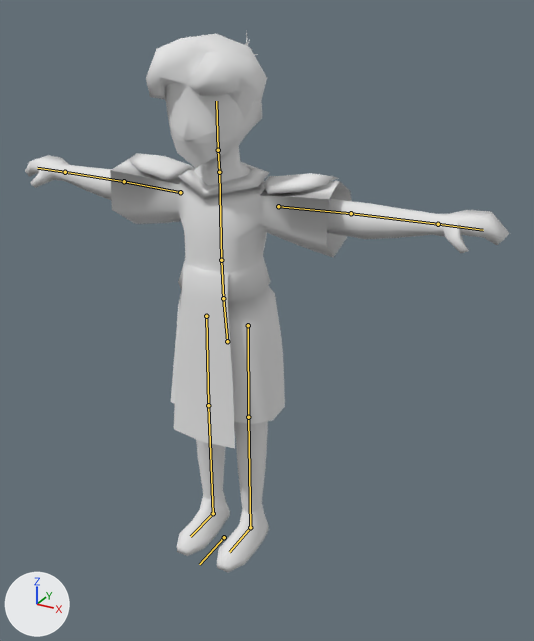
One commit to the Blender file assets/c1/char_anims_1.blend: the scene before it, then after it.
Camera for both pictures: a 50 mm camera at (2.23, -3.44, 3.42) aimed at (0.27, 0.13, 1.64). Arrows for +X, +Y and +Z are at lower left; the lights stay in place. The bones that bend it are drawn over the model as lines.

In view in the first picture: 'face.001', 'face.002', 'hair', 'kilt', 'limbs', 'shirt', 'shoes'.
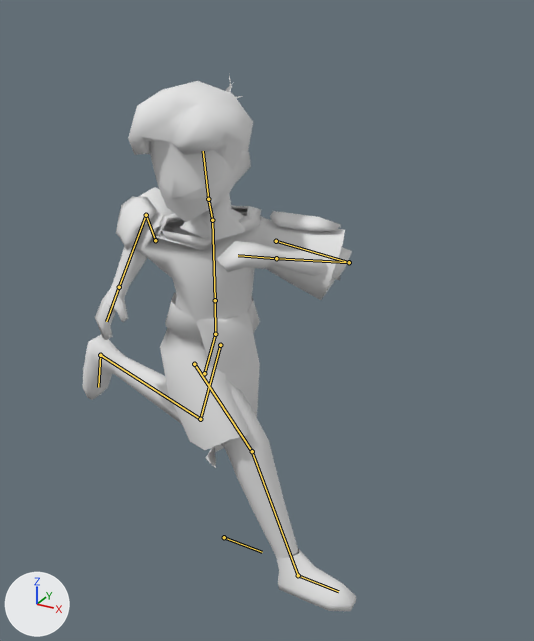
The newer file adds an action. The first version stands in its rest pose; the second is drawn at frame 10 of the action 'RunLeft'.

Where the change shows, as pixel boxes [x1, y1, x2, y2] in the pictures (534 x 641 px):
'shirt', posed
    before: [110, 153, 352, 273]
    after: [116, 187, 345, 412]
'limbs', posed (47% narrower)
    before: [25, 101, 509, 513]
    after: [95, 150, 352, 558]
'kilt', posed (12% narrower, 8% shorter)
    before: [171, 257, 285, 448]
    after: [160, 293, 260, 468]
'hair', posed
    before: [146, 30, 267, 138]
    after: [128, 75, 253, 171]
'shoes', posed (195% wider, 238% taller)
    before: [177, 491, 269, 572]
    after: [83, 335, 356, 611]
'face.002', posed
    before: [165, 84, 238, 142]
    after: [149, 141, 224, 199]
bone 'master', root to tip
    before: (224, 537) to (199, 564)
    after: (224, 537) to (262, 552)
bone 'pelvis', root to tip
    before: (227, 341) to (223, 298)
    after: (204, 373) to (215, 334)
bone 'spine_1', root to tip
    before: (223, 298) to (221, 260)
    after: (215, 334) to (215, 300)
bone 'neck', root to tip
    before: (219, 172) to (218, 150)
    after: (212, 220) to (208, 199)
bone 'head', root to tip
    before: (218, 150) to (216, 101)
    after: (208, 199) to (203, 151)
bone 'upper_arm_l', root to tip
    before: (278, 206) to (351, 213)
    after: (276, 241) to (349, 262)
bone 'upper_arm_r', root to tip
    before: (180, 192) to (124, 181)
    after: (155, 240) to (146, 215)

The change in detail:
Bone 'master' (bone_master) turns from (0, 0, 0) to (0, 0, -90) degrees about its own x, y and z.
Bone 'leg_ik_l' (bone_leg_ik_l) moves from (0.0, 0.0, 0.0) to (0.0, 1.0, 1.0).
Bone 'leg_ik_l' (bone_leg_ik_l) turns from (0, 0, 0) to (100, 0, 0) degrees about its own x, y and z.
Bone 'arm_ik_l' (bone_arm_ik_l) moves from (0.0, 0.0, 0.0) to (-1.374, -0.612, -0.227).
Bone 'arm_ik_l' (bone_arm_ik_l) turns from (0, 0, 0) to (0, -2, -55) degrees about its own x, y and z.
Bone 'elbow_l' (bone_elbow_l) moves from (0.0, 0.0, 0.0) to (-1.425, -0.005, -0.396).
Bone 'elbow_l' (bone_elbow_l) turns from (0, 0, 0) to (-2, -55, 3) degrees about its own x, y and z.
Bone 'leg_ik_r' (bone_leg_ik_r) moves from (0.0, 0.0, 0.0) to (0.0, -0.75, 0.0).
Bone 'arm_ik_r' (bone_arm_ik_r) moves from (0.0, 0.0, 0.0) to (1.136, 0.508, -0.608).
Bone 'arm_ik_r' (bone_arm_ik_r) turns from (0, 0, 0) to (0, -2, -55) degrees about its own x, y and z.
Bone 'elbow_r' (bone_elbow_r) moves from (0.0, 0.0, 0.0) to (0.111, -0.005, -0.388).
Bone 'elbow_r' (bone_elbow_r) turns from (0, 0, 0) to (-2, -55, 3) degrees about its own x, y and z.
Bone 'pelvis' (bone_pelvis) moves from (0.0, 0.0, 0.0) to (0.0, -0.199, 0.024).
Bone 'pelvis' (bone_pelvis) turns from (0, 0, 0) to (10, 0, 0) degrees about its own x, y and z.
Bone 'spine_1' (bone_spine_1) moves from (0.0, 0.0, 0.0) to (-0.034, 0.014, 0.029).
Bone 'spine_1' (bone_spine_1) turns from (0, 0, 0) to (-7, -43, 15) degrees about its own x, y and z.
Bone 'neck' (bone_neck) moves from (0.0, 0.0, 0.0) to (-0.077, -0.014, -0.063).
Bone 'neck' (bone_neck) turns from (0, 0, 0) to (-17, -52, 21) degrees about its own x, y and z.
Bone 'head' (bone_head) turns from (0, 0, 0) to (0, 10, -1) degrees about its own x, y and z.
Bone 'upper_arm_l' (bone_upper_arm_l) moves from (0.0, 0.0, 0.0) to (-0.283, -0.181, -0.095).
Bone 'upper_arm_l' (bone_upper_arm_l) turns from (0, 0, 0) to (-13, 3, 43) degrees about its own x, y and z.
Bone 'upper_arm_r' (bone_upper_arm_r) moves from (0.0, 0.0, 0.0) to (-0.299, -0.154, 0.087).
Bone 'upper_arm_r' (bone_upper_arm_r) turns from (0, 0, 0) to (12, -6, 43) degrees about its own x, y and z.
